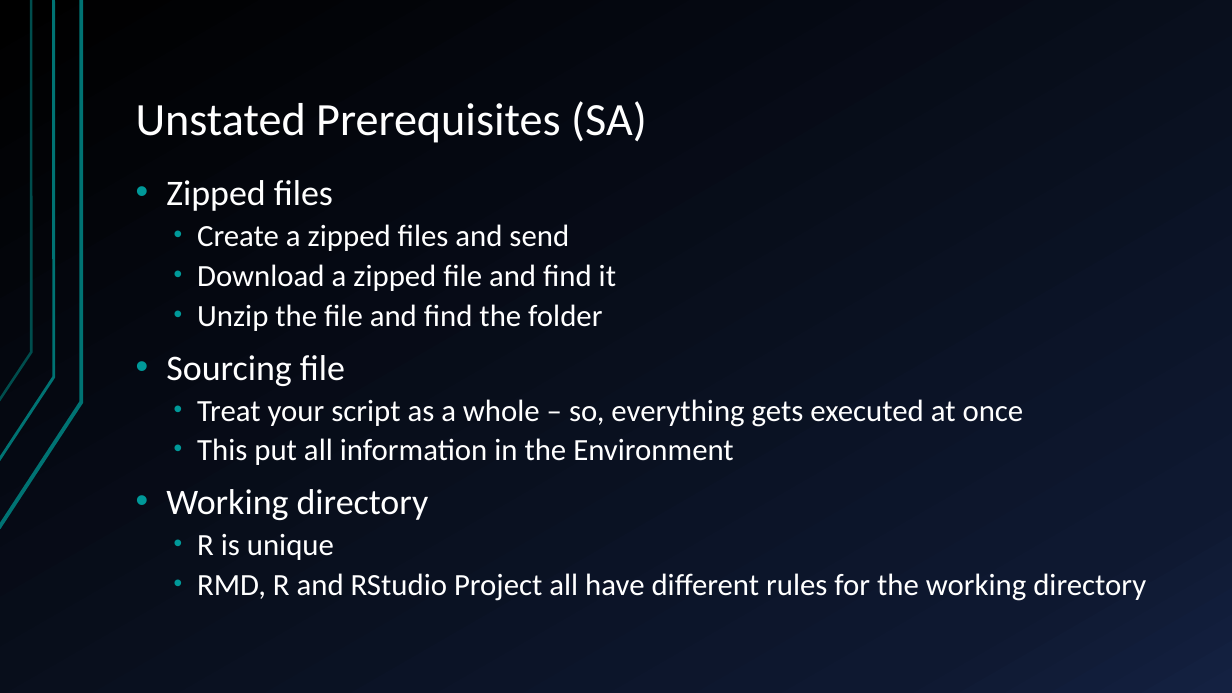
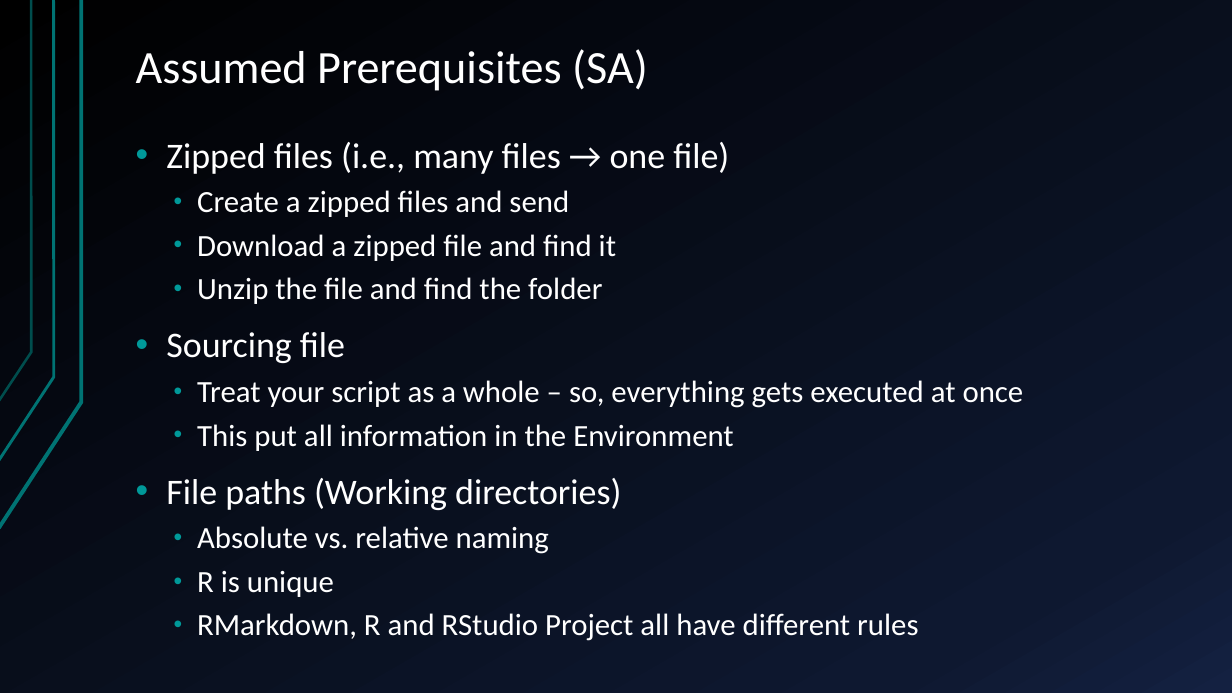
Before and after one commit to QFCatMSU/RMarkdown-Workshop-Material, a slide deck: slide 2 of docs/RMD-Presentation.pptx (slide 1 before the commit). Drawn at 1232x693 pixels with LibreOffice and Linux fonts; fonts in the diff are those of the drawing. Boxes give left, top, right and bottom in pixels: in the first picture for what was removed or moved away, otherwise in the second. Text is boxed around its words. In the diff, an @@ line names an element or a change of style, - is before the commit and + after.

```diff
--- a/docs/RMD-Presentation.pptx
+++ b/docs/RMD-Presentation.pptx
@@ title at box(136, 49, 648, 91): text changed @@
-Unstated Prerequisites (SA)
+Assumed Prerequisites (SA)
@@ text "Zipped files (i.e., many files ...": place and size @@
-text "Zipped files (i.e., many files ..." at box(166, 180, 1146, 601)
+text "Zipped files (i.e., many files ..." at box(166, 142, 1024, 641)
@@ text at box(166, 142, 729, 174): text changed @@
-• Zipped files
+• Zipped files (i.e., many files → one file)
@@ text at box(166, 190, 1024, 597): line spacing 0.8 to 0.9 @@
@@ text at box(166, 478, 621, 554): text changed @@
-• Working directory
+• File paths (Working directories)
+  • Absolute vs. relative naming
@@ text at box(197, 613, 918, 641): text changed @@
-  • RMD, R and RStudio Project all have different rules for the working directory
+  • RMarkdown, R and RStudio Project all have different rules
```
Also in this commit, not shown: 15 other slides changed, 1 slide added, 6 other files.
